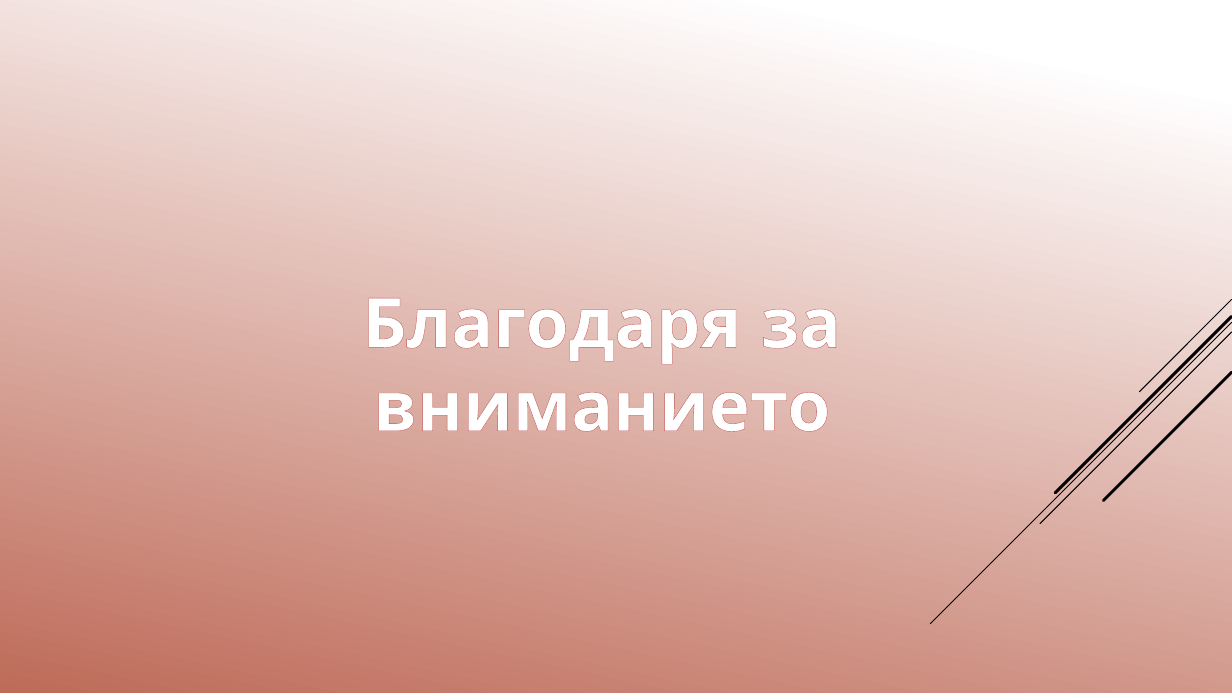
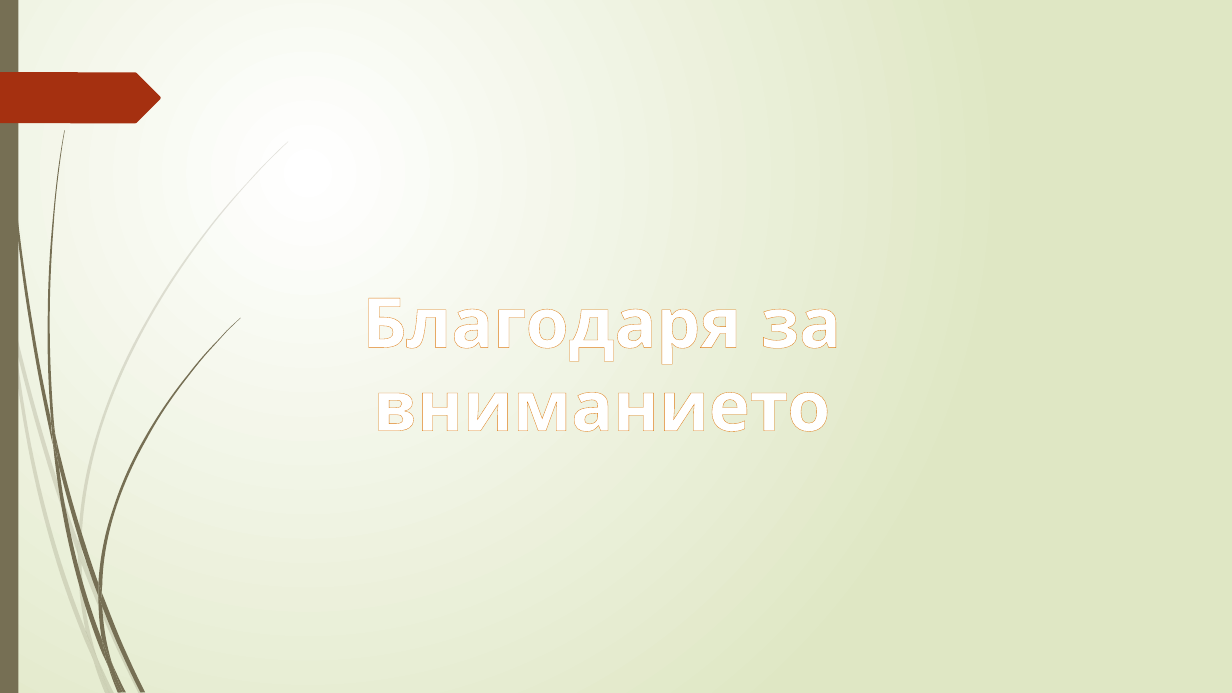
Before and after one commit to pgee-dzi2024/Theme_18, a slide deck: slide 10 of 18 Магдалена Халачева/Защита теория.pptx. Drawn at 1232x693 pixels with LibreOffice and Linux fonts; fonts in the diff are those of the drawing. Boxes give left, top, right and bottom in pixels: in the first picture for what was removed or moved away, otherwise in the second. Text is boxed around its words. In the diff, an @@ line names an element or a change of style, - is before the commit and + after.

```diff
--- a/18 Магдалена Халачева/Защита теория.pptx
+++ b/18 Магдалена Халачева/Защита теория.pptx
@@ background gradient #FFFFFF to #C26A56 to gradient #FFFFFF to #DFE8C4 @@
@@ rectangle added at (x1=0, y1=0, x2=18, y2=693), fill #766F54 @@
@@ freeform shape added at (x1=0, y1=72, x2=161, y2=123), fill #A53010 @@
@@ text "Благодаря за вниманието" at (x1=363, y1=298, x2=841, y2=432): letter outline #C0504D 0.52 pt to #DE7E18 0.52 pt @@
@@ group removed at (x1=931, y1=299, x2=1232, y2=624): 5 lines @@
@@ group added at (x1=0, y1=141, x2=288, y2=693): 10 freeform shapes @@
@@ group added at (x1=3, y1=0, x2=240, y2=693): 12 freeform shapes @@
```
Also in this commit, not shown: 5 other slides changed, 4 slides added, 4 slides removed, 21 other files.
